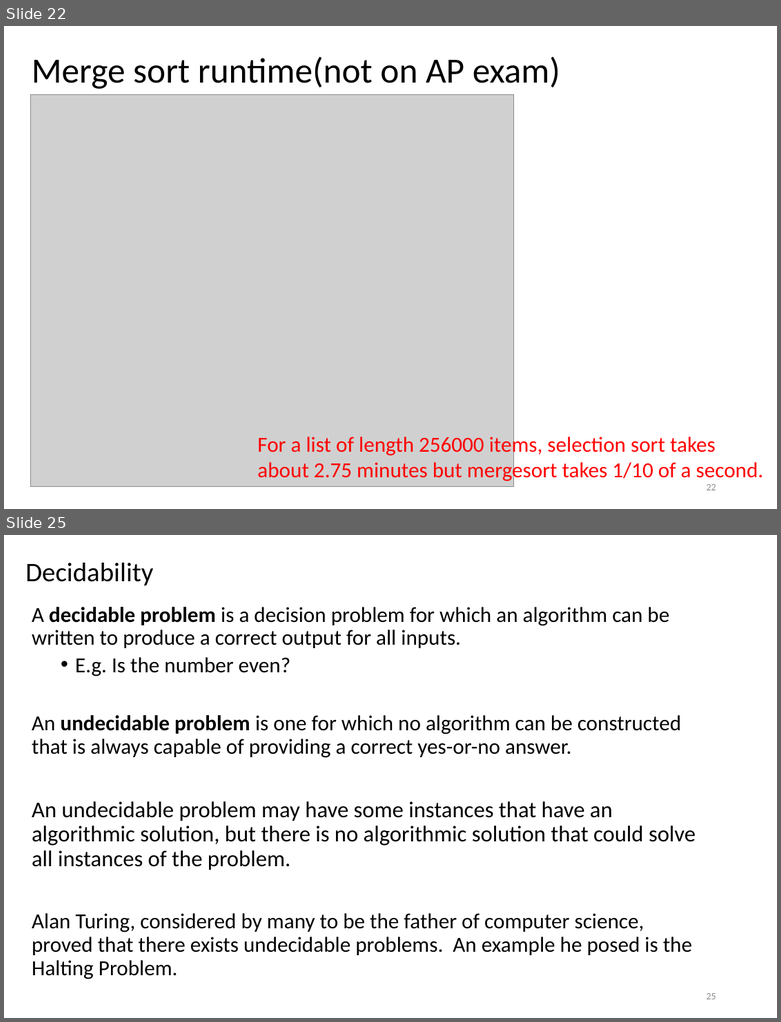
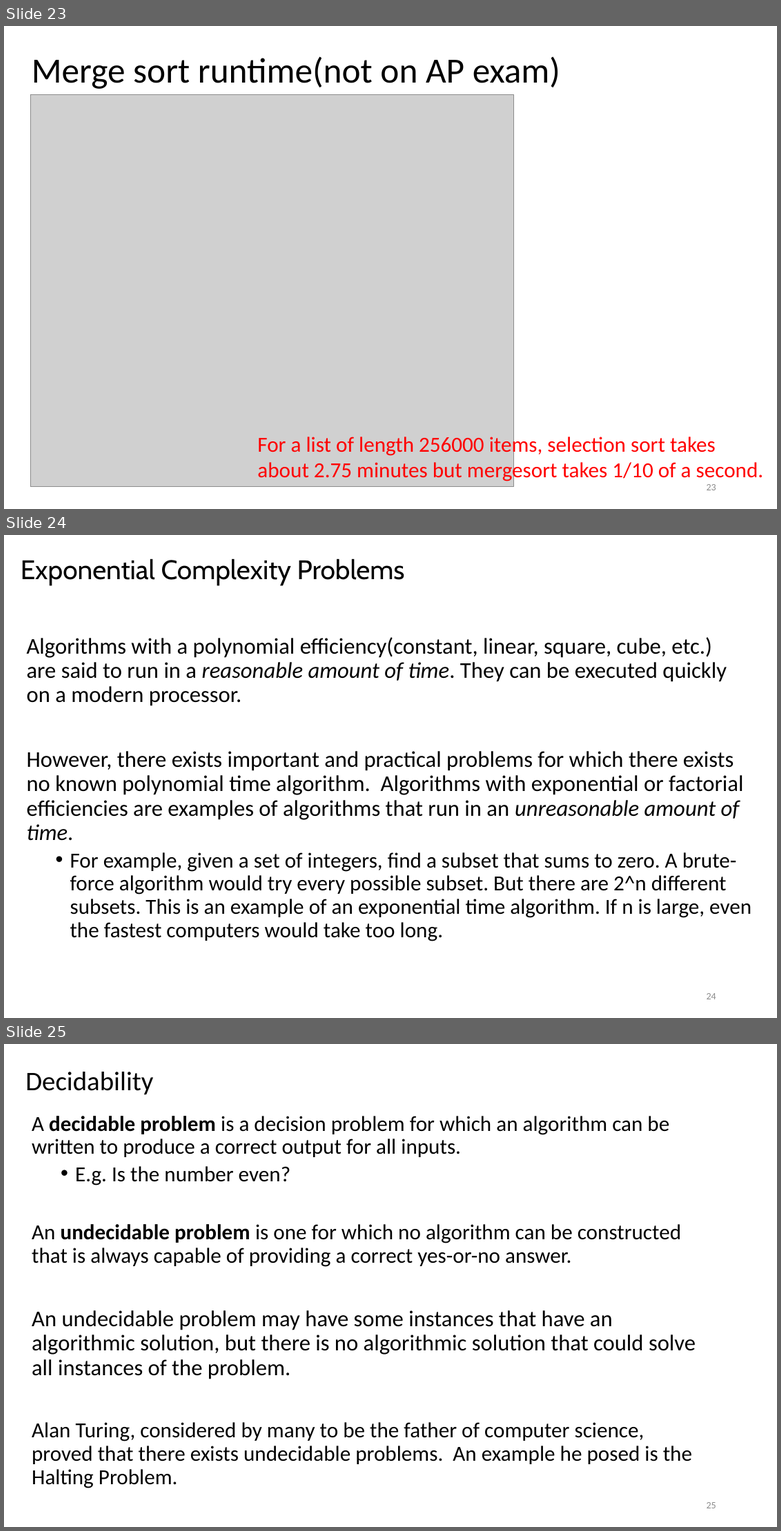
Before and after one commit to LongBaoNguyen/longbaonguyen.github.io, a slide deck: courses/apcsp/lect22.pptx. Shown one above the other, each under a label of ours: slides 22 and 25 before the commit, slides 23, 24 and 25 after it; the slides between them are not shown. The pictures are 781x1022 and 781x1531 pixels, drawn with LibreOffice and Linux fonts; fonts in the diff are those of the drawing; grey boxes stand for pictures. Boxes give left, top, right and bottom in pixels: in the first picture for what was removed or moved away, otherwise in the second. Text is boxed around its words. In the diff, an @@ line names an element or a change of style, - is before the commit and + after.

```diff
--- a/courses/apcsp/lect22.pptx
+++ b/courses/apcsp/lect22.pptx
@@ slide 24 added at (x1=4, y1=535, x2=777, y2=1018), background #FFFFFF @@
@@ title added at (x1=21, y1=558, x2=405, y2=585), 25 pt, text #000000 @@
+Exponential Complexity Problems
@@ text added at (x1=27, y1=637, x2=751, y2=941), 21 pt, text #000000 @@
+Algorithms with a polynomial efficiency(constant, linear, square, cube, etc.)
+are said to run in a reasonable amount of time. They can be executed quickly on a modern processor.
+However, there exists important and practical problems for which there exists no known polynomial time algorithm. Algorithms with exponential or factorial efficiencies are examples of algorithms that run in an unreasonable amount of time.
+  • For example, given a set of integers, find a subset that sums to zero. A brute-force algorithm would try every possible subset. But there are 2^n different subsets. This is an example of an exponential time algorithm. If n is large, even the fastest computers would take too long.
@@ page number added at (x1=706, y1=993, x2=716, y2=999), 9 pt, text #8C8C8C @@
+24
@@ what was slide 22 is now slide 23 @@
```
Also in this commit, not shown: 2 slides changed, 1 slide removed, 2 other files.
